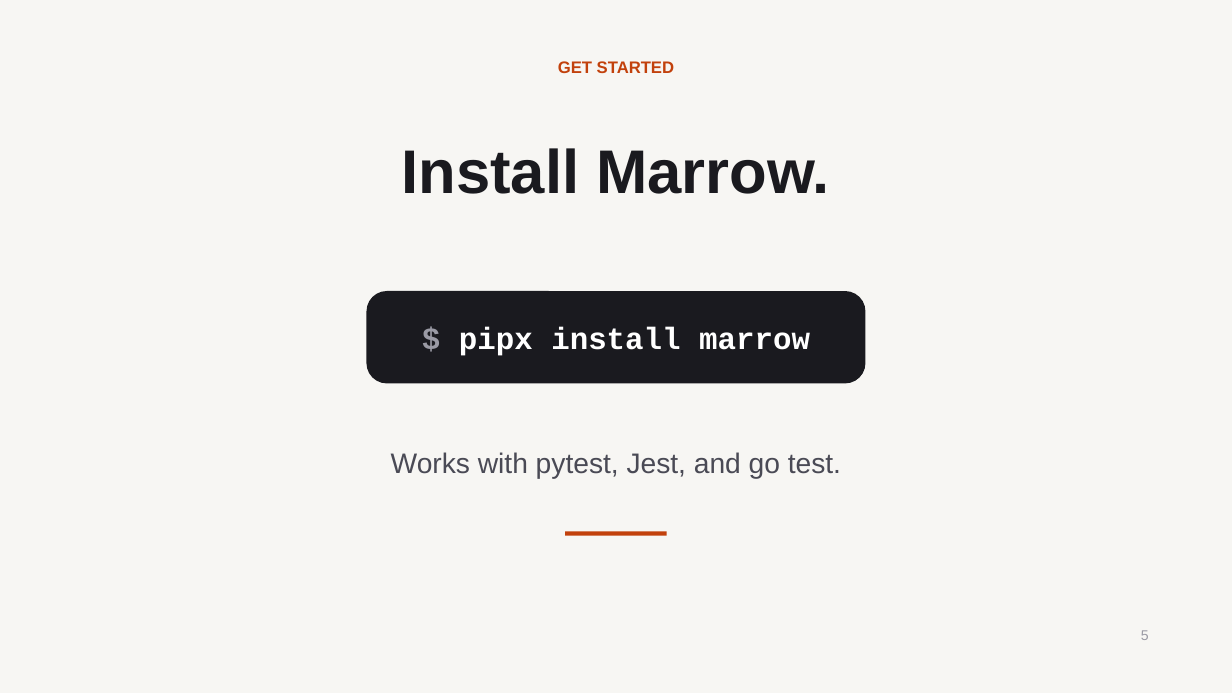
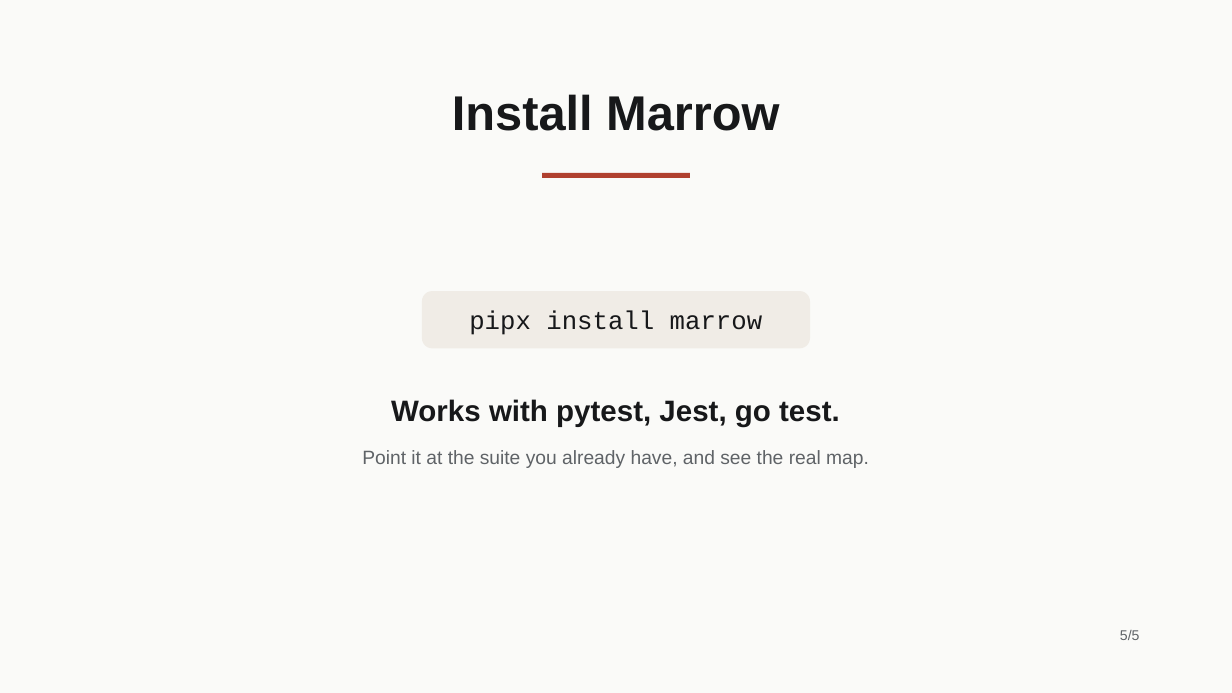
Before and after one commit to HrudithL/whetstone, a slide deck: slide 5 of harness/out/pptx/pitch_deck/cold/deck.pptx. Drawn at 1232x693 pixels with LibreOffice and Linux fonts; fonts in the diff are those of the drawing. Boxes give left, top, right and bottom in pixels: in the first picture for what was removed or moved away, otherwise in the second. Text is boxed around its words. In the diff, an @@ line names an element or a change of style, - is before the commit and + after.

```diff
--- a/harness/out/pptx/pitch_deck/cold/deck.pptx
+++ b/harness/out/pptx/pitch_deck/cold/deck.pptx
@@ rectangle at <box>0,0,1232,693</box>: fill #F7F6F3 to #FAFAF8 @@
@@ text removed at <box>558,61,674,73</box> @@
-GET STARTED
@@ text at <box>452,94,779,131</box>: text changed; size 48 to 38 pt; text colour #1A1A1F to #17181A @@
-Install Marrow.
+Install Marrow
@@ rectangle added at <box>543,173,690,178</box>, fill #B0402F @@
@@ rounded rectangle "pipx install marrow": place and size @@
-rounded rectangle "pipx install marrow" at <box>367,291,866,384</box>
+rounded rectangle "pipx install marrow" at <box>422,291,811,348</box>
@@ rounded rectangle "pipx install marrow" at <box>422,291,811,348</box>: fill #1A1A1F to #F0ECE6; proportions changed @@
@@ text in rounded rectangle at <box>469,311,762,335</box>: text changed; size 24 to 20 pt; text colour #FFFFFF to #17181A; bold off @@
-$ pipx install marrow
+pipx install marrow
@@ text at <box>362,399,869,468</box>: text changed; size 22 to 15 pt; text colour #4A4A55 to #5F6367 @@
-Works with pytest, Jest, and go test.
+Works with pytest, Jest, go test.
+Point it at the suite you already have, and see the real map.
@@ rectangle removed at <box>566,531,667,536</box> @@
@@ text at <box>1120,630,1140,640</box>: text changed; text colour #9A9AA4 to #5F6367 @@
-5
+5/5
```
Also in this commit, not shown: 4 other slides changed, 33 other files.
